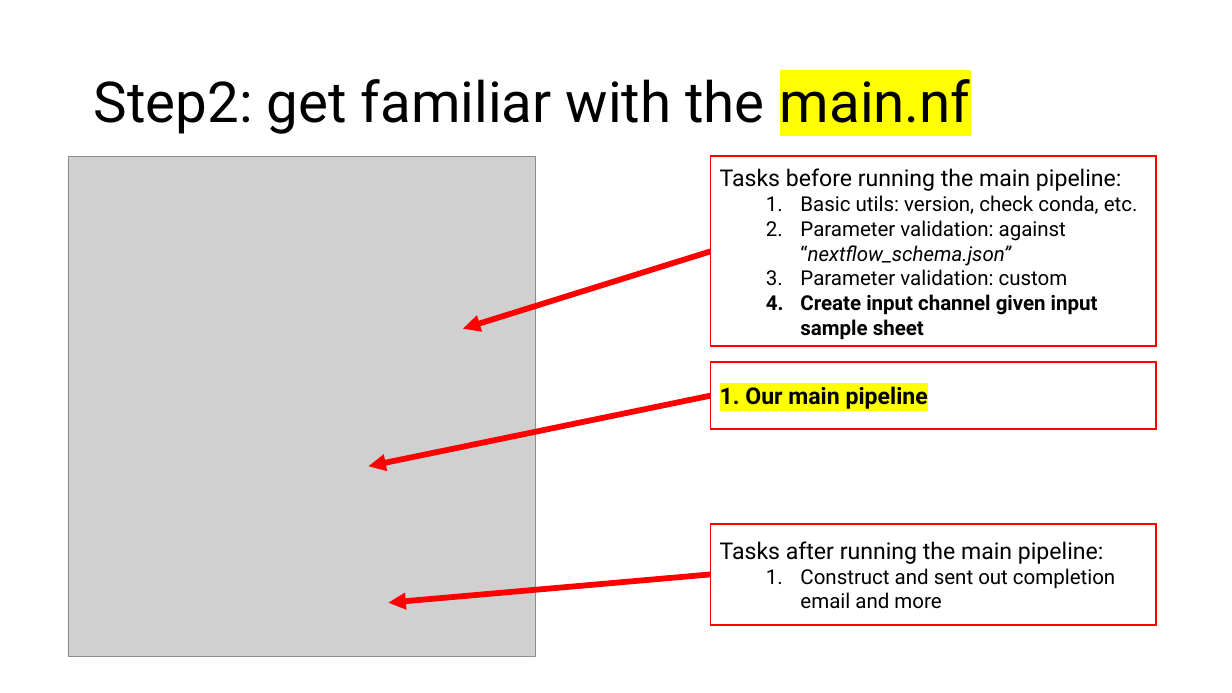
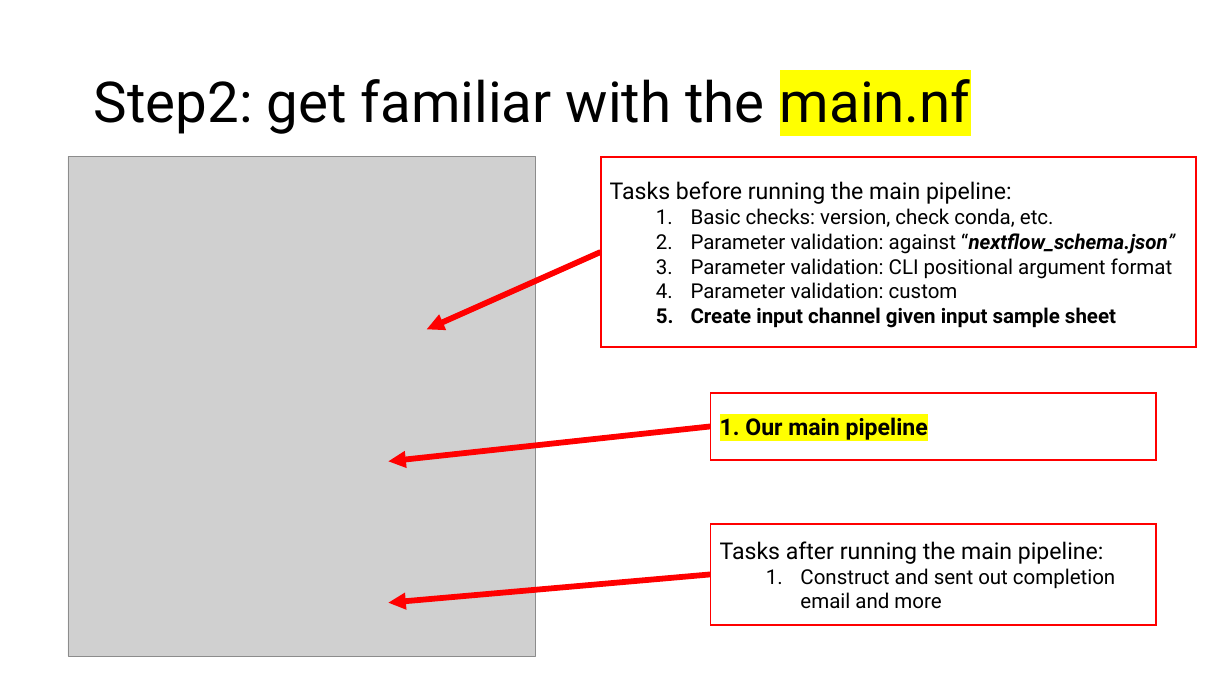
Before and after one commit to hukai916/nextflow_learn, a slide deck: slide 13 of nfcore_template.pptx. Drawn at 1232x693 pixels with LibreOffice and Linux fonts; fonts in the diff are those of the drawing; grey boxes stand for pictures. Boxes give left, top, right and bottom in pixels: in the first picture for what was removed or moved away, otherwise in the second. Text is boxed around its words. In the diff, an @@ line names an element or a change of style, - is before the commit and + after.

```diff
--- a/nfcore_template.pptx
+++ b/nfcore_template.pptx
@@ rectangle "Tasks before running the main ..." resized from (x1=711, y1=156, x2=1156, y2=347) to (x1=601, y1=157, x2=1196, y2=348) @@
@@ text in rectangle at (x1=691, y1=208, x2=1054, y2=227): text changed @@
-  1. Basic utils: version, check conda, etc.
+  1. Basic checks: version, check conda, etc.
@@ text in rectangle at (x1=691, y1=233, x2=1175, y2=254): bold on in "“nextflow_schema.json”" @@
@@ arrow moved from (711, 251) - (463, 329) to (601, 252) - (427, 329) @@
@@ text in rectangle at (x1=691, y1=258, x2=1172, y2=279): paragraph added @@
+  3. Parameter validation: CLI positional argument format
@@ rectangle "1. Our main pipeline" moved from (x1=711, y1=362, x2=1156, y2=430) to (x1=711, y1=393, x2=1156, y2=460) @@
@@ arrow moved from (711, 396) - (369, 467) to (711, 427) - (388, 461) @@
```
Also in this commit, not shown: 4 other slides changed, 8 slides added, 5 slides removed, 1 other file.
